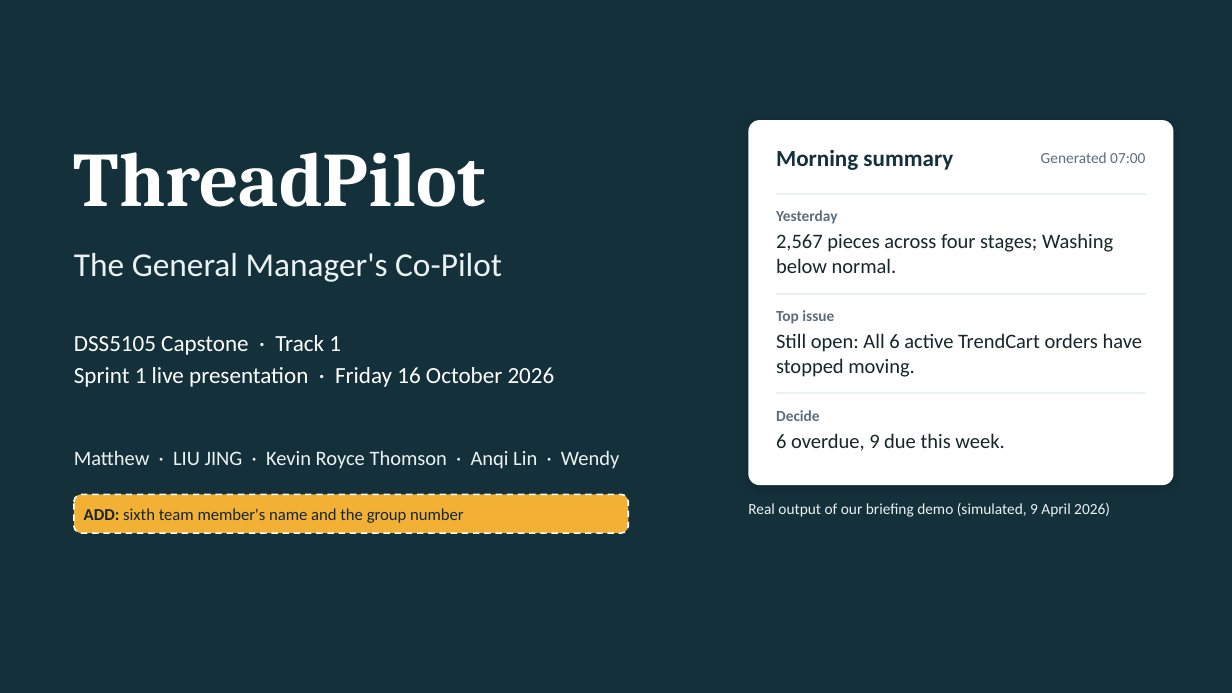
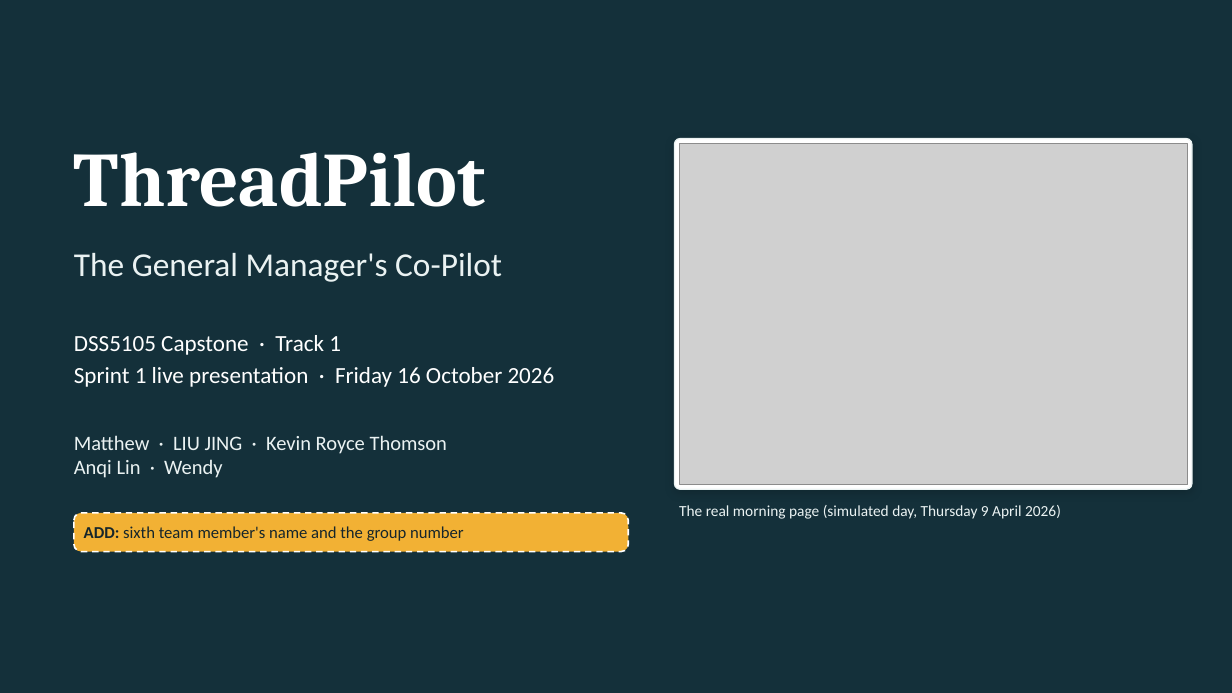
Before and after one commit to footoonming/DSS5105_fork, a slide deck: slide 1 of threadpilot/docs/presentation/ThreadPilot_Sprint1_5min.pptx. Drawn at 1232x693 pixels with LibreOffice and Linux fonts; fonts in the diff are those of the drawing; grey boxes stand for pictures. Boxes give left, top, right and bottom in pixels: in the first picture for what was removed or moved away, otherwise in the second. Text is boxed around its words. In the diff, an @@ line names an element or a change of style, - is before the commit and + after.

```diff
--- a/threadpilot/docs/presentation/ThreadPilot_Sprint1_5min.pptx
+++ b/threadpilot/docs/presentation/ThreadPilot_Sprint1_5min.pptx
@@ rounded rectangle: place and size @@
-rounded rectangle at <box>749,120,1174,485</box>
+rounded rectangle at <box>675,139,1192,490</box>
@@ rounded rectangle at <box>675,139,1192,490</box>: outline none to #EAF2F2 1 pt; proportions changed @@
@@ picture added at <box>679,143,1188,485</box> @@
@@ text removed at <box>776,150,953,170</box> @@
-Morning summary
@@ text removed at <box>1041,152,1145,163</box> @@
-Generated 07:00
@@ rectangle removed at <box>776,193,1146,194</box> @@
@@ text removed at <box>776,210,837,224</box> @@
-Yesterday
@@ text removed at <box>776,233,1113,273</box> @@
-2,567 pieces across four stages; Washing below normal.
@@ rectangle removed at <box>776,293,1146,294</box> @@
@@ text removed at <box>776,310,834,324</box> @@
-Top issue
@@ text removed at <box>776,333,1142,377</box> @@
-Still open: All 6 active TrendCart orders have stopped moving.
@@ rectangle removed at <box>776,393,1146,394</box> @@
@@ text removed at <box>776,410,820,421</box> @@
-Decide
@@ text at <box>74,435,447,478</box>: text changed @@
-Matthew · LIU JING · Kevin Royce Thomson · Anqi Lin · Wendy
+Matthew · LIU JING · Kevin Royce Thomson
+Anqi Lin · Wendy
@@ text "Matthew · LIU JING · ..." at <box>74,435,447,478</box>: vertical alignment middle to top @@
@@ text removed at <box>776,433,1004,451</box> @@
-6 overdue, 9 due this week.
@@ text at <box>679,505,1061,519</box>: text changed @@
-Real output of our briefing demo (simulated, 9 April 2026)
+The real morning page (simulated day, Thursday 9 April 2026)
@@ rounded rectangle "ADD: sixth team member's name ...": place and size @@
-rounded rectangle "ADD: sixth team member's name ..." at <box>74,494,628,533</box>
+rounded rectangle "ADD: sixth team member's name ..." at <box>74,513,628,552</box>
```
Also in this commit, not shown: 3 other slides changed, 4 slides added, 2 slides removed, 18 other files.
